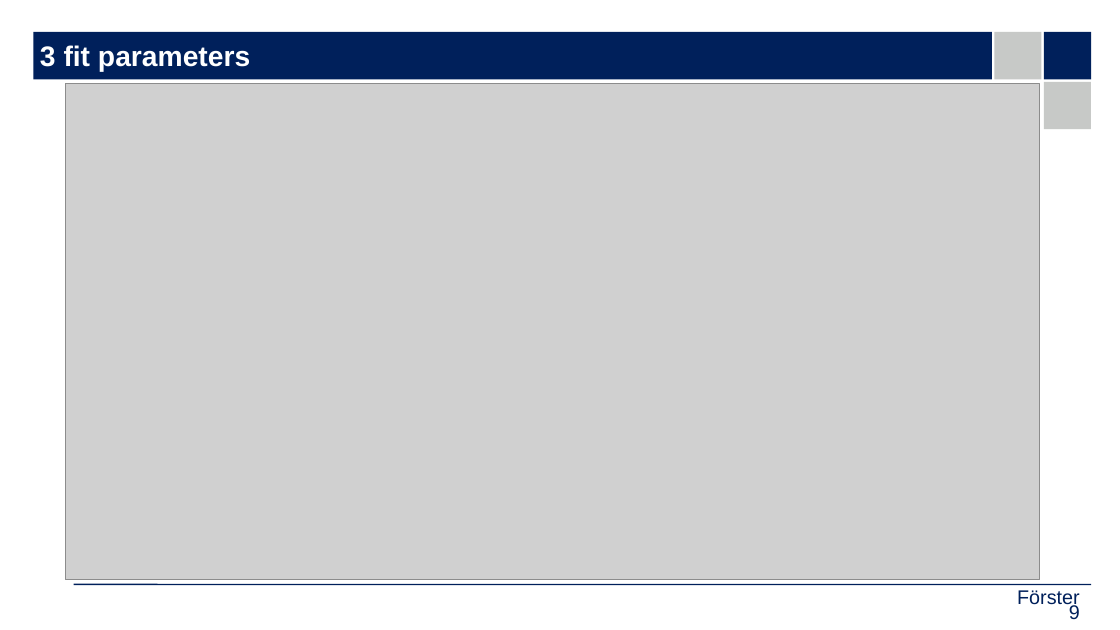
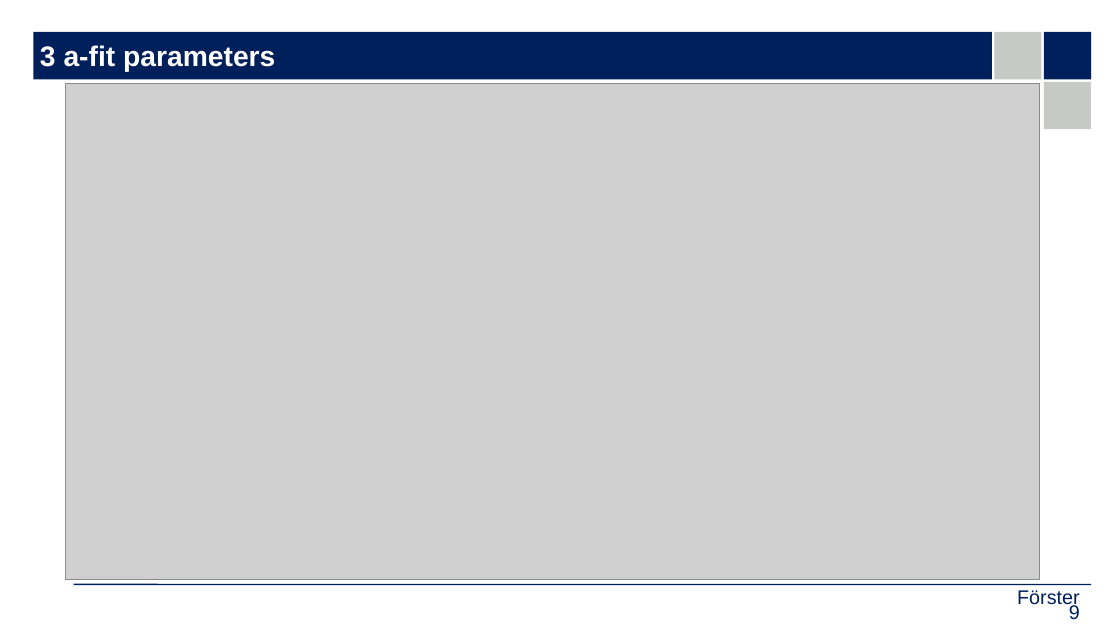
Before and after one commit to upb-lea/hardcore-magnet-challenge, a slide deck: slide 9 of docs/doku_nf.odp. Drawn at 1120x630 pixels with LibreOffice and Linux fonts; fonts in the diff are those of the drawing; grey boxes stand for pictures; background and template pictures are left out. Boxes give left, top, right and bottom in pixels: in the first picture for what was removed or moved away, otherwise in the second. Text is boxed around its words. In the diff, an @@ line names an element or a change of style, - is before the commit and + after.

```diff
--- a/docs/doku_nf.odp
+++ b/docs/doku_nf.odp
@@ title at (x1=40, y1=45, x2=275, y2=72): text changed @@
-3 fit parameters
+3 a-fit parameters
```
Also in this commit, not shown: 2 other slides changed, 2 slides added.
